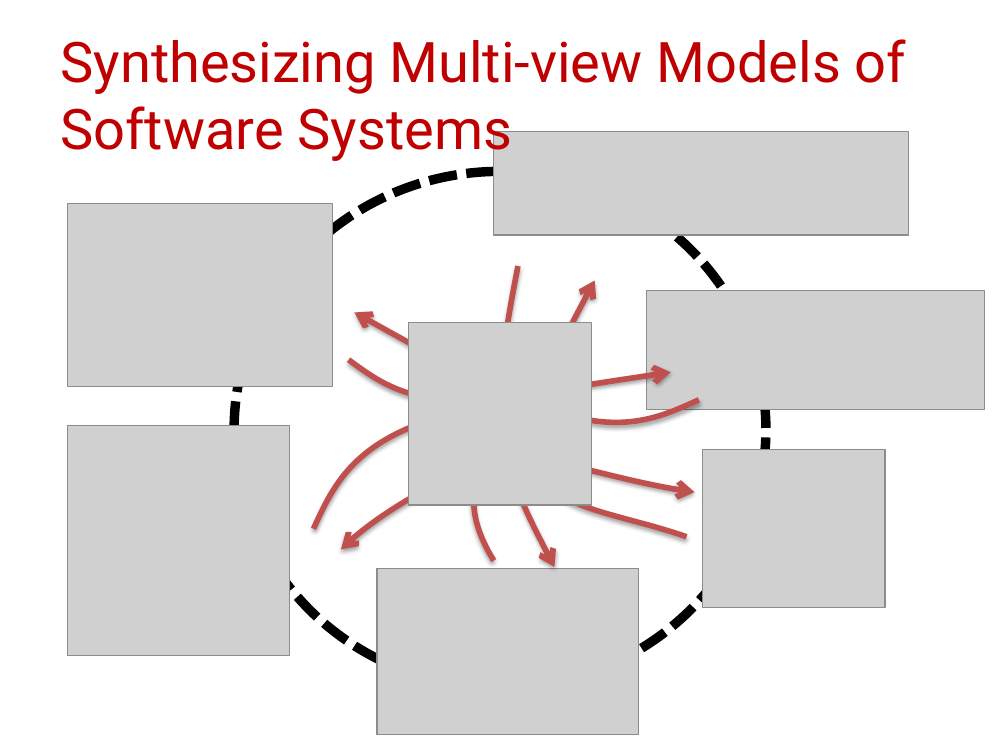
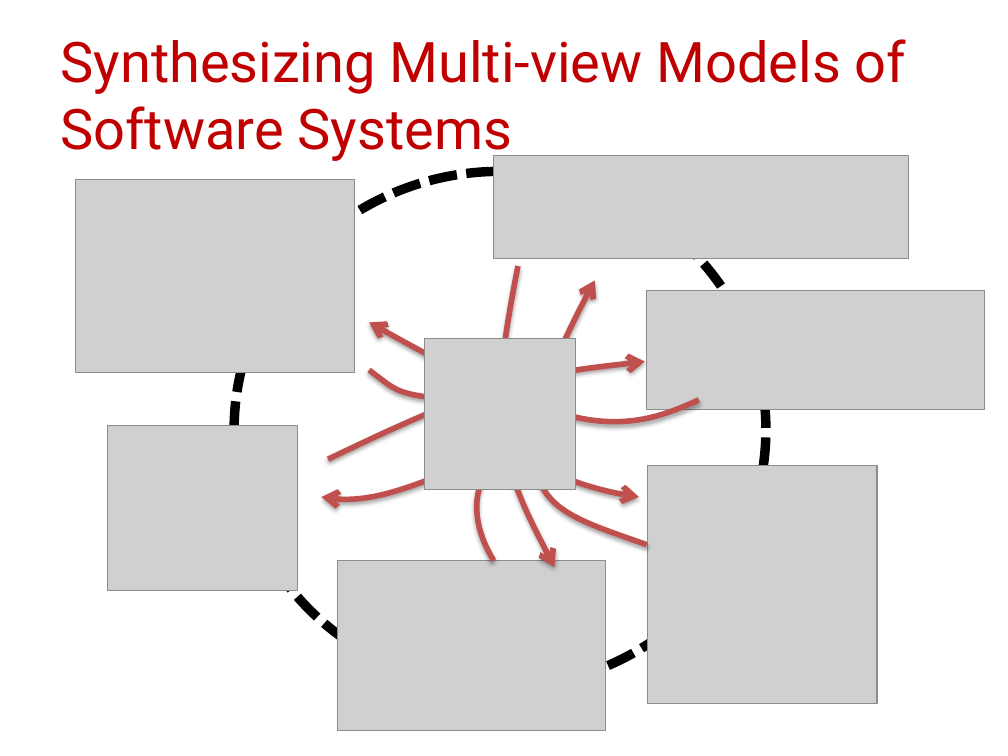
Before and after one commit to blambeau/phd, a slide deck: slide 35 of public-defense/slides.pptx. Drawn at 1008x756 pixels with LibreOffice and Linux fonts; fonts in the diff are those of the drawing; grey boxes stand for pictures. Boxes give left, top, right and bottom in pixels: in the first picture for what was removed or moved away, otherwise in the second. Text is boxed around its words. In the diff, an @@ line names an element or a change of style, - is before the commit and + after.

```diff
--- a/public-defense/slides.pptx
+++ b/public-defense/slides.pptx
@@ picture: place and size @@
-picture at bbox=[68, 204, 333, 387]
+picture at bbox=[76, 179, 355, 372]
@@ picture: place and size @@
-picture at bbox=[493, 132, 908, 235]
+picture at bbox=[493, 156, 908, 259]
@@ freeform shape: place and size @@
-freeform shape at bbox=[520, 280, 686, 536]
+freeform shape at bbox=[526, 280, 646, 544]
@@ freeform shape: place and size @@
-freeform shape at bbox=[355, 312, 700, 431]
+freeform shape at bbox=[369, 323, 699, 429]
@@ picture: place and size @@
-picture at bbox=[409, 323, 592, 505]
+picture at bbox=[424, 339, 576, 490]
@@ freeform shape: place and size @@
-freeform shape at bbox=[313, 372, 670, 528]
+freeform shape at bbox=[328, 362, 644, 460]
@@ freeform shape: place and size @@
-freeform shape at bbox=[349, 360, 538, 402]
+freeform shape at bbox=[369, 370, 537, 400]
@@ picture: place and size @@
-picture at bbox=[703, 450, 885, 608]
+picture at bbox=[107, 425, 297, 590]
@@ freeform shape: place and size @@
-freeform shape at bbox=[341, 450, 535, 549]
+freeform shape at bbox=[322, 459, 536, 510]
@@ freeform shape: place and size @@
-freeform shape at bbox=[465, 450, 695, 560]
+freeform shape at bbox=[465, 451, 639, 560]
@@ picture: place and size @@
-picture at bbox=[68, 425, 289, 655]
+picture at bbox=[647, 466, 877, 704]
@@ picture: place and size @@
-picture at bbox=[377, 569, 639, 735]
+picture at bbox=[338, 560, 606, 730]
```
Also in this commit, not shown: 3 other slides changed, 1 slide added.
